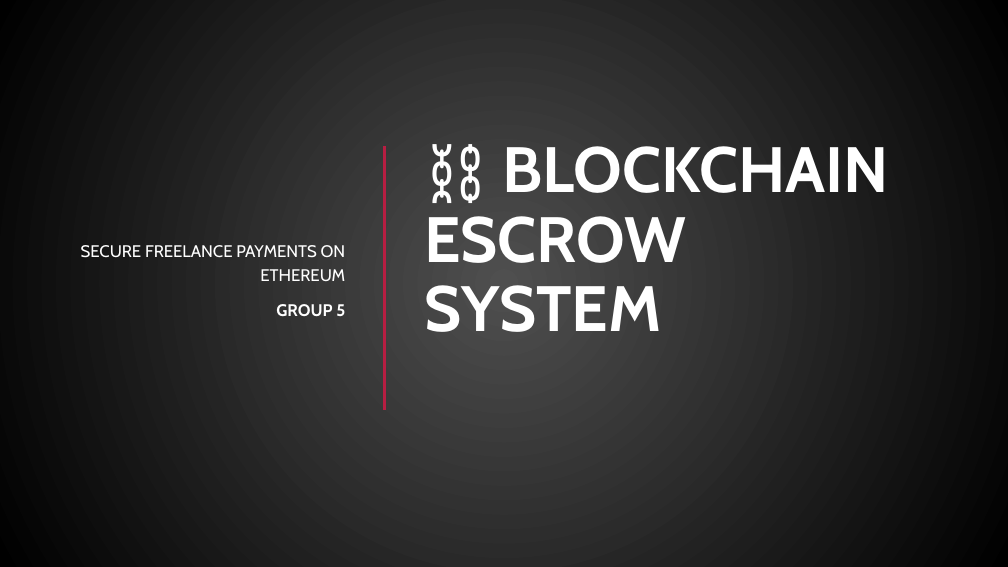
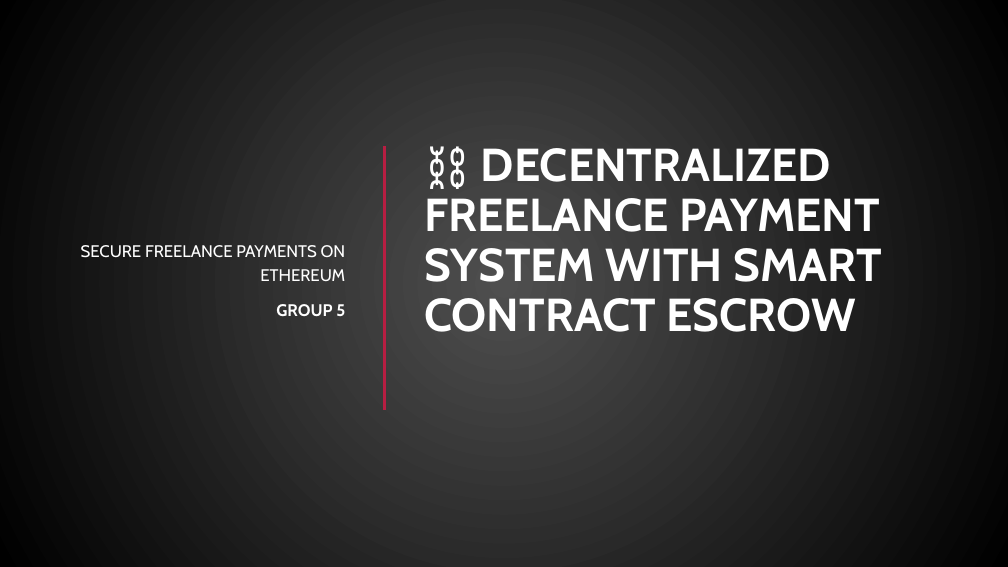
Before and after one commit to ndayizeyekevin/blockchain-escrow-system, a slide deck: slide 1 of PresentationAndMembers.pptx. Drawn at 1008x567 pixels with LibreOffice and Linux fonts; fonts in the diff are those of the drawing; background and template pictures are left out. Boxes give left, top, right and bottom in pixels: in the first picture for what was removed or moved away, otherwise in the second. Text is boxed around its words. In the diff, an @@ line names an element or a change of style, - is before the commit and + after.

Commit message:
Add power point presentation

```diff
--- a/PresentationAndMembers.pptx
+++ b/PresentationAndMembers.pptx
@@ title at bbox=[424, 148, 882, 332]: text changed; size 61 to 44 pt @@
-⛓️ BLOCKCHAIN ESCROW SYSTEM
+⛓️ DECENTRALIZED FREELANCE PAYMENT SYSTEM WITH SMART CONTRACT ESCROW
```
